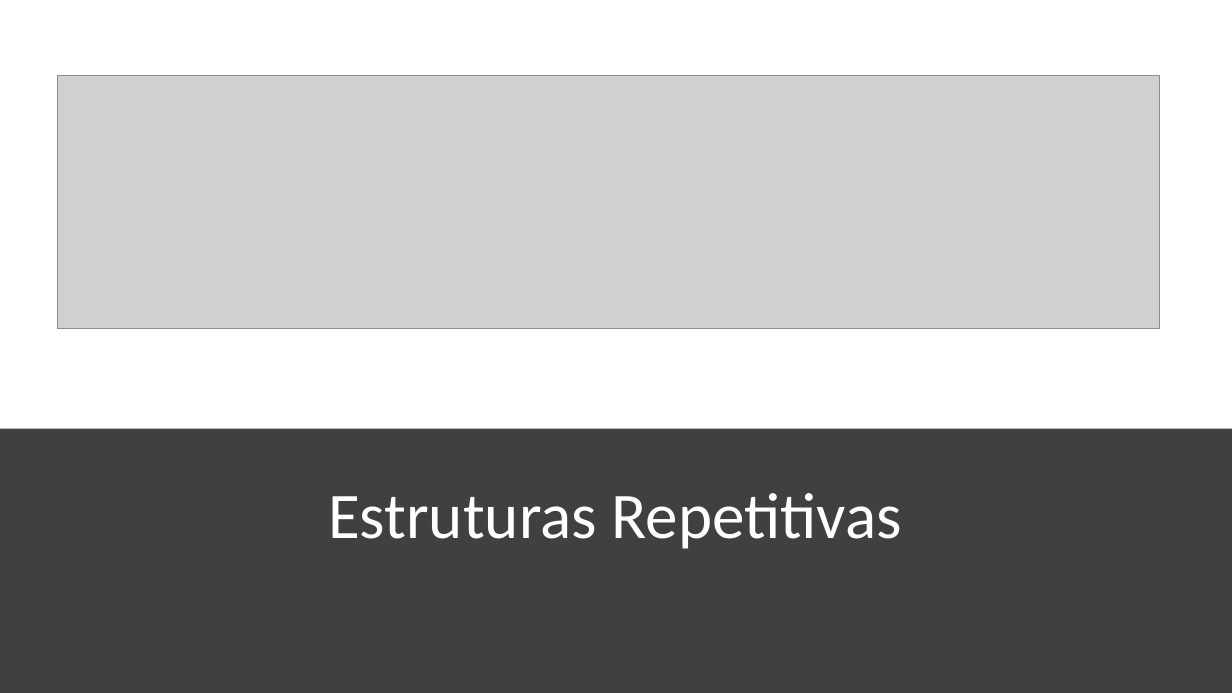
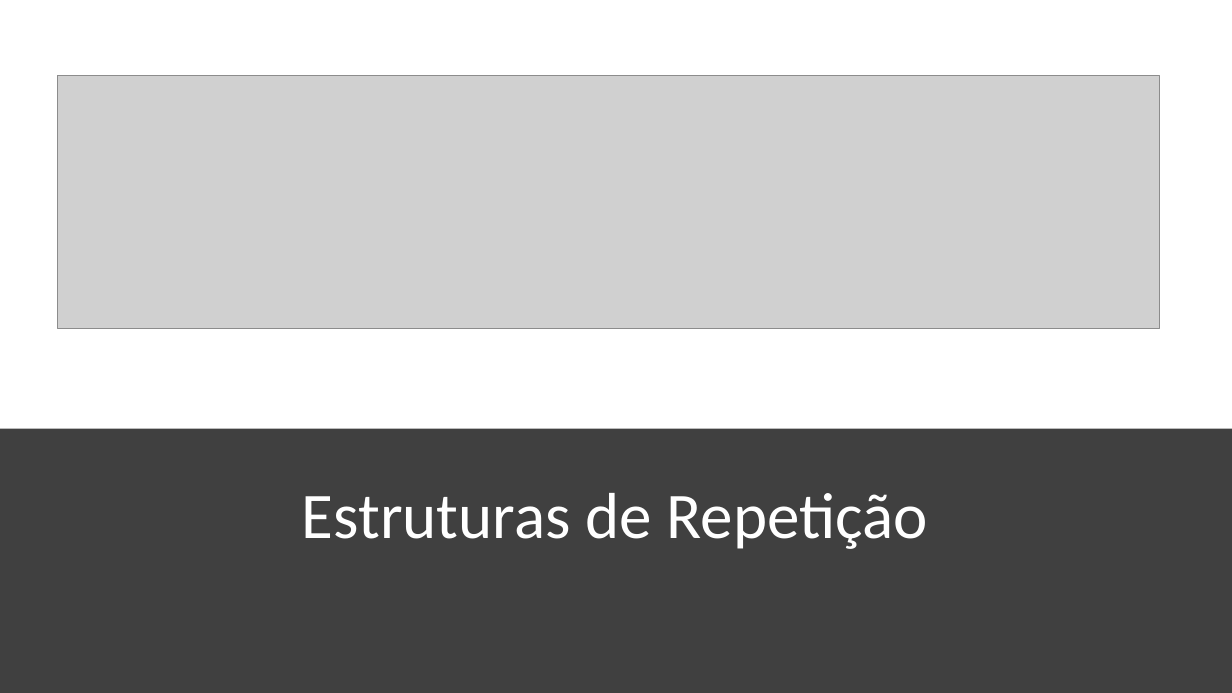
Before and after one commit to lfcalabria/pythonbasico, a slide deck: slide 1 of Apresentações/07 - Estruturas de repetição.pptx. Drawn at 1232x693 pixels with LibreOffice and Linux fonts; fonts in the diff are those of the drawing; grey boxes stand for pictures; background and template pictures are left out. Boxes give left, top, right and bottom in pixels: in the first picture for what was removed or moved away, otherwise in the second. Text is boxed around its words. In the diff, an @@ line names an element or a change of style, - is before the commit and + after.

```diff
--- a/Apresentações/07 - Estruturas de repetição.pptx
+++ b/Apresentações/07 - Estruturas de repetição.pptx
@@ text at [302,493,928,549]: text changed @@
-Estruturas Repetitivas
+Estruturas de Repetição
```
Also in this commit, not shown: 7 other files.
